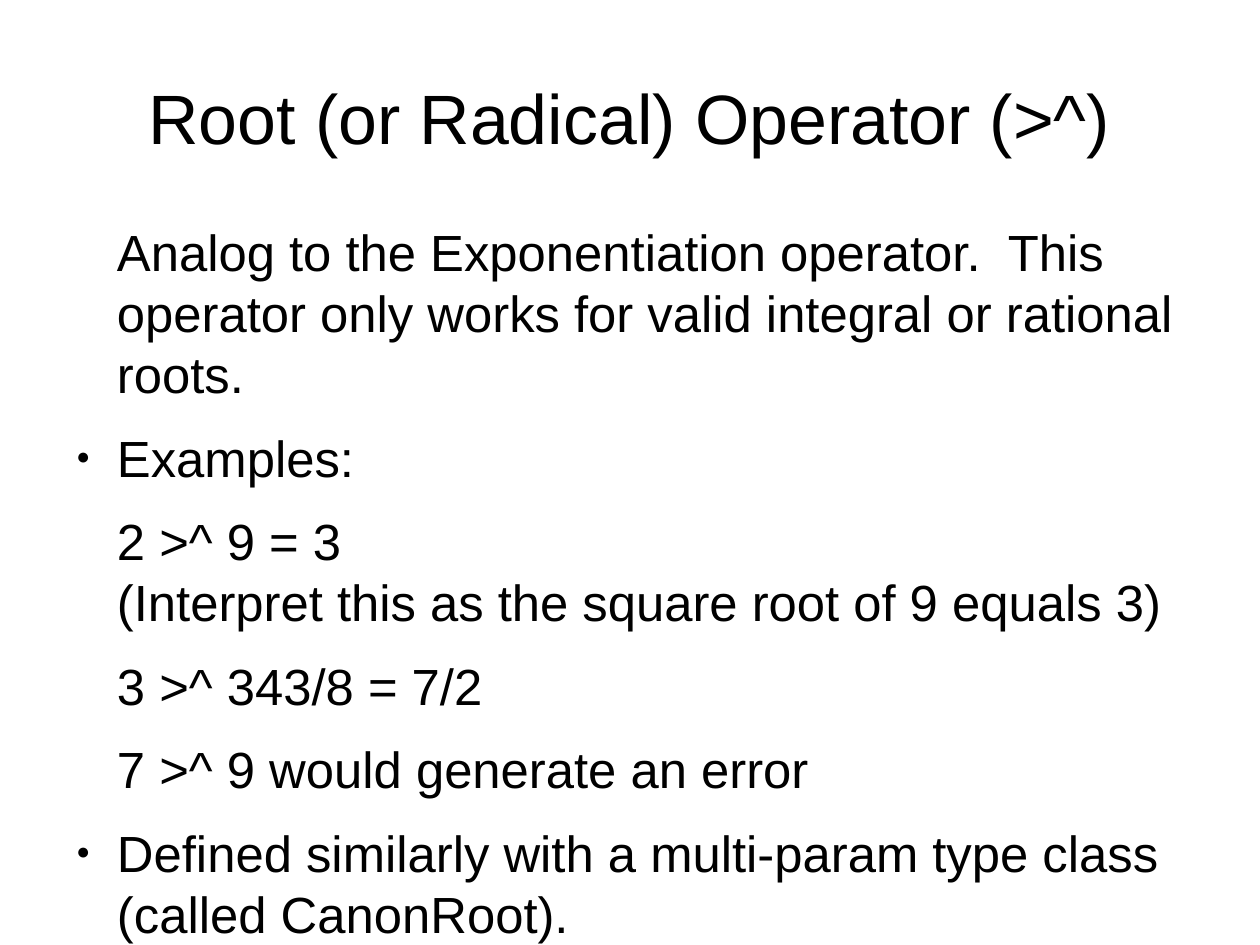
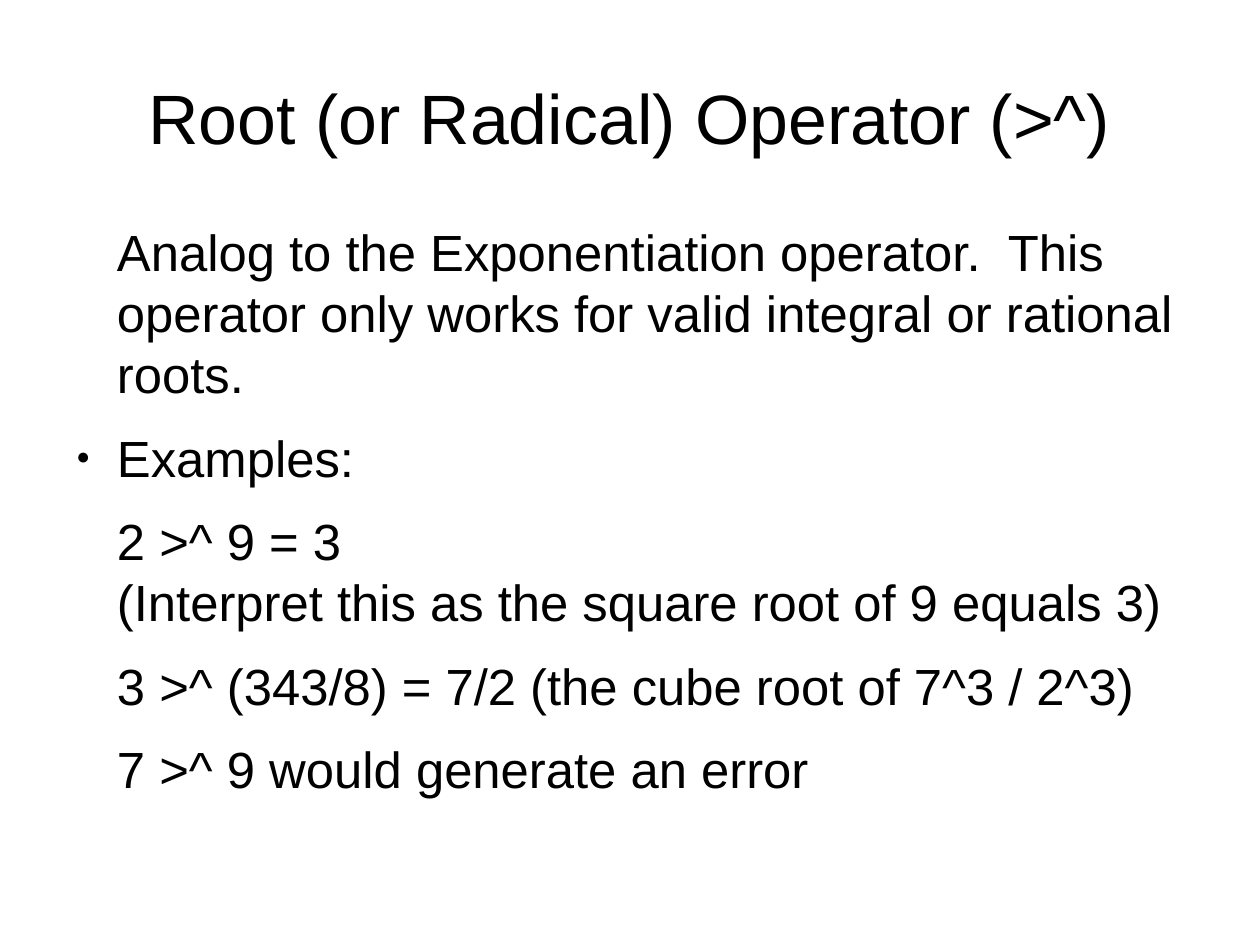
Before and after one commit to grandpascorpion/canon, a slide deck: slide 28 of goBigOrGoHome.odp (slide 29 before the commit). Drawn at 1260x945 pixels with LibreOffice and Linux fonts; fonts in the diff are those of the drawing. Boxes give left, top, right and bottom in pixels: in the first picture for what was removed or moved away, otherwise in the second. Text is boxed around its words. In the diff, an @@ line names an element or a change of style, - is before the commit and + after.

```diff
--- a/goBigOrGoHome.odp
+++ b/goBigOrGoHome.odp
@@ text at [117,668,1133,715]: text changed @@
-3 >^ 343/8 = 7/2
+3 >^ (343/8) = 7/2 (the cube root of 7^3 / 2^3)
@@ text at [117,835,1158,943]: paragraph removed @@
-● Defined similarly with a multi-param type class (called CanonRoot).
```
Also in this commit, not shown: 15 other slides changed, 33 slides added, 4 slides removed, 12 other files.
